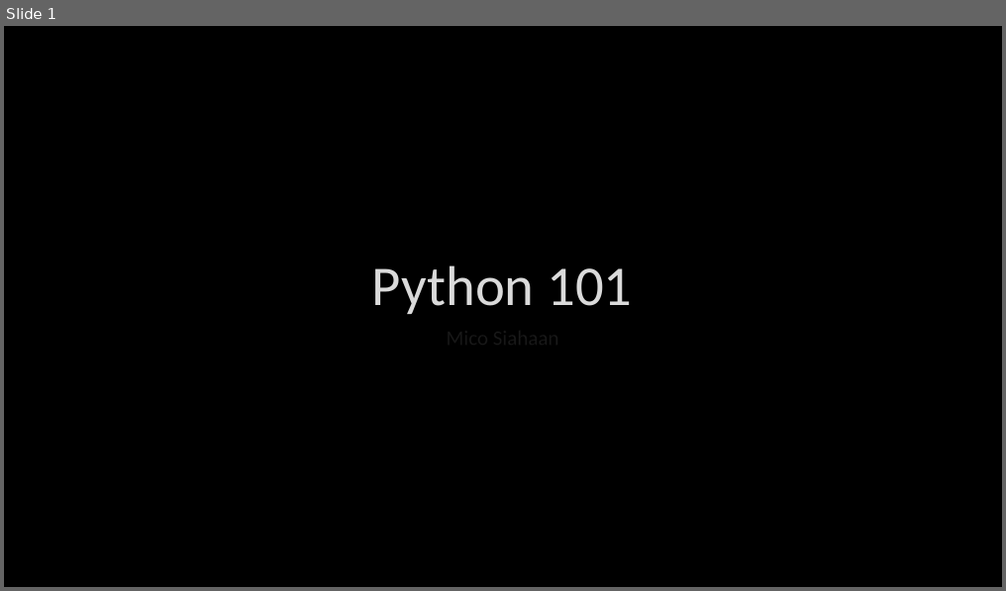
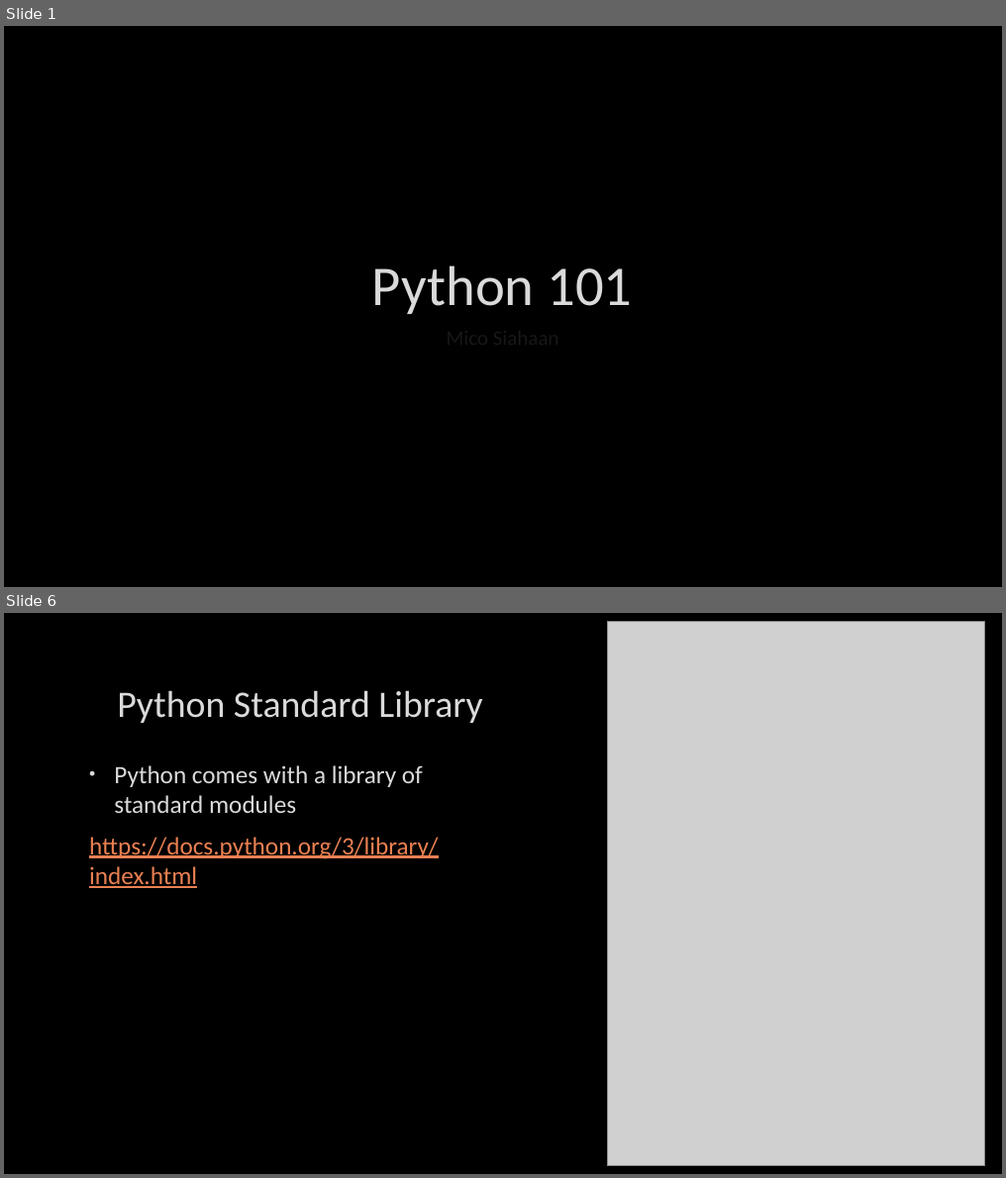
Before and after one commit to msiahaan/Python101, a slide deck: Python101_03_Fungsi-Import.pptx. Shown one above the other, each under a label of ours: slide 1 before the commit, slides 1 and 6 after it; the slides between them are not shown. The pictures are 1006x591 and 1006x1178 pixels, drawn with LibreOffice and Linux fonts; fonts in the diff are those of the drawing; grey boxes stand for pictures; background and template pictures are left out. Boxes give left, top, right and bottom in pixels: in the first picture for what was removed or moved away, otherwise in the second. Text is boxed around its words. In the diff, an @@ line names an element or a change of style, - is before the commit and + after.

```diff
--- a/Python101_03_Fungsi-Import.pptx
+++ b/Python101_03_Fungsi-Import.pptx
@@ slide 6 added at [4,613,1002,1174], background picture (left out) @@
@@ picture added at [607,621,985,1166] @@
@@ title added at [117,690,482,723], 36 pt, text #DADADA @@
+Python Standard Library
@@ text added at [89,765,439,888], 24 pt, text #E98052, underline @@
+• Python comes with a library of standard modules
+https://docs.python.org/3/library/index.html
```
Also in this commit, not shown: 3 slides changed, 1 other slide added, 1 slide removed, 2 other files.
